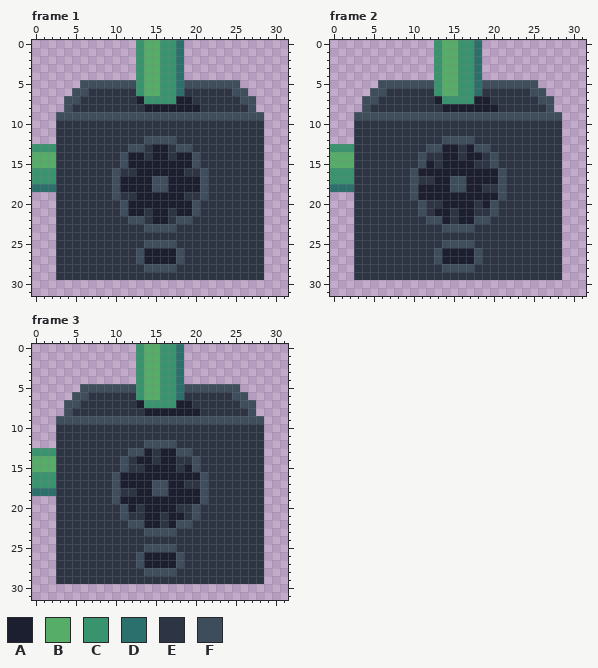
File history of a animated GIF sprite, src/assets/game/grate_machine_1_1_0_0.gif. Above: the version before the commit.
The file is 32x32 pixels, 3 frames. Shown: frame 1, frame 2, frame 3.
Palette (. is transparent): A #1c1f30  B #55ad68  C #37946e  D #2b706d  E #2d3545  F #3d4d5b
Pixels before, frame 1, first column x 0:
 0 .............CBBCCD..........
 1 .............CBBCCD..........
 2 .............CBBCCD..........
 3 .............CBBCCD..........
 4 .............CBBCCD..........
 5 ......FFFFFFFCBBCCDFFFFFFF...
 6 .....FFEEEEEECBBCCDEEEEEEFF..
 7 ....FFEEEEEEEACCCCAAEEEEEEFF.
 8 ....FEEEEEEEEEAAAAAAAEEEEEEF.
 9 ...FFFFFFFFFFFFFFFFFFFFFFFFFF
10 ...EEEEEEEEEEEEEEEEEEEEEEEEEE
11 ...EEEEEEEEEEEEEEEEEEEEEEEEEE
12 ...EEEEEEEEEEEFFFFEEEEEEEEEEE
13 CCCEEEEEEEEEFFEAAEFFEEEEEEEEE
14 BBBEEEEEEEEFAAEAAEAAFEEEEEEEE
15 BBBEEEEEEEEFAAAAAAAAFEEEEEEEE
16 CCCEEEEEEEFEEAAAAAAEEFEEEEEEE
17 CCCEEEEEEEFAAAAFFAAAAFEEEEEEE
18 DDDEEEEEEEFAAAAFFAAAAFEEEEEEE
19 ...EEEEEEEFEEAAAAAAEEFEEEEEEE
20 ...EEEEEEEEFAAAAAAAAFEEEEEEEE
21 ...EEEEEEEEFAAEAAEAAFEEEEEEEE
22 ...EEEEEEEEEFFEAAEFFEEEEEEEEE
23 ...EEEEEEEEEEEFFFFEEEEEEEEEEE
24 ...EEEEEEEEEEEEEEEEEEEEEEEEEE
25 ...EEEEEEEEEEEFFFFEEEEEEEEEEE
26 ...EEEEEEEEEEFAAAAFEEEEEEEEEE
27 ...EEEEEEEEEEFAAAAFEEEEEEEEEE
28 ...EEEEEEEEEEEFFFFEEEEEEEEEEE
29 ...EEEEEEEEEEEEEEEEEEEEEEEEEE
Pixels before, frame 2, first column x 0:
 0 .............CBBCCD..........
 1 .............CBBCCD..........
 2 .............CBBCCD..........
 3 .............CBBCCD..........
 4 .............CBBCCD..........
 5 ......FFFFFFFCBBCCDFFFFFFF...
 6 .....FFEEEEEECBBCCDEEEEEEFF..
 7 ....FFEEEEEEEACCCCAAEEEEEEFF.
 8 ....FEEEEEEEEEAAAAAAAEEEEEEF.
 9 ...FFFFFFFFFFFFFFFFFFFFFFFFFF
10 ...EEEEEEEEEEEEEEEEEEEEEEEEEE
11 ...EEEEEEEEEEEEEEEEEEEEEEEEEE
12 ...EEEEEEEEEEEFFFFEEEEEEEEEEE
13 CCCEEEEEEEEEFFAAEAFFEEEEEEEEE
14 BBBEEEEEEEEFEEAAEAAEFEEEEEEEE
15 BBBEEEEEEEEFAEAAAAEEFEEEEEEEE
16 CCCEEEEEEEFAAAAAAAAAAFEEEEEEE
17 CCCEEEEEEEFEEAAFFAAAAFEEEEEEE
18 DDDEEEEEEEFAAAAFFAAEEFEEEEEEE
19 ...EEEEEEEFAAAAAAAAAAFEEEEEEE
20 ...EEEEEEEEFEEAAAAEAFEEEEEEEE
21 ...EEEEEEEEFEAAEAAEEFEEEEEEEE
22 ...EEEEEEEEEFFAEAAFFEEEEEEEEE
23 ...EEEEEEEEEEEFFFFEEEEEEEEEEE
24 ...EEEEEEEEEEEEEEEEEEEEEEEEEE
25 ...EEEEEEEEEEEFFFFEEEEEEEEEEE
26 ...EEEEEEEEEEFAAAAFEEEEEEEEEE
27 ...EEEEEEEEEEFAAAAFEEEEEEEEEE
28 ...EEEEEEEEEEEFFFFEEEEEEEEEEE
29 ...EEEEEEEEEEEEEEEEEEEEEEEEEE
Pixels before, frame 3, first column x 0:
 0 .............CBBCCD..........
 1 .............CBBCCD..........
 2 .............CBBCCD..........
 3 .............CBBCCD..........
 4 .............CBBCCD..........
 5 ......FFFFFFFCBBCCDFFFFFFF...
 6 .....FFEEEEEECBBCCDEEEEEEFF..
 7 ....FFEEEEEEEACCCCAAEEEEEEFF.
 8 ....FEEEEEEEEEAAAAAAAEEEEEEF.
 9 ...FFFFFFFFFFFFFFFFFFFFFFFFFF
10 ...EEEEEEEEEEEEEEEEEEEEEEEEEE
11 ...EEEEEEEEEEEEEEEEEEEEEEEEEE
12 ...EEEEEEEEEEEFFFFEEEEEEEEEEE
13 CCCEEEEEEEEEFFAEAAFFEEEEEEEEE
14 BBBEEEEEEEEFEAAEAAEEFEEEEEEEE
15 BBBEEEEEEEEFEEAAAAEAFEEEEEEEE
16 CCCEEEEEEEFAAAAAAAAAAFEEEEEEE
17 CCCEEEEEEEFAAAAFFAAEEFEEEEEEE
18 DDDEEEEEEEFEEAAFFAAAAFEEEEEEE
19 ...EEEEEEEFAAAAAAAAAAFEEEEEEE
20 ...EEEEEEEEFAEAAAAEEFEEEEEEEE
21 ...EEEEEEEEFEEAAEAAEFEEEEEEEE
22 ...EEEEEEEEEFFAAEAFFEEEEEEEEE
23 ...EEEEEEEEEEEFFFFEEEEEEEEEEE
24 ...EEEEEEEEEEEEEEEEEEEEEEEEEE
25 ...EEEEEEEEEEEFFFFEEEEEEEEEEE
26 ...EEEEEEEEEEFAAAAFEEEEEEEEEE
27 ...EEEEEEEEEEFAAAAFEEEEEEEEEE
28 ...EEEEEEEEEEEFFFFEEEEEEEEEEE
29 ...EEEEEEEEEEEEEEEEEEEEEEEEEE
After the commit:
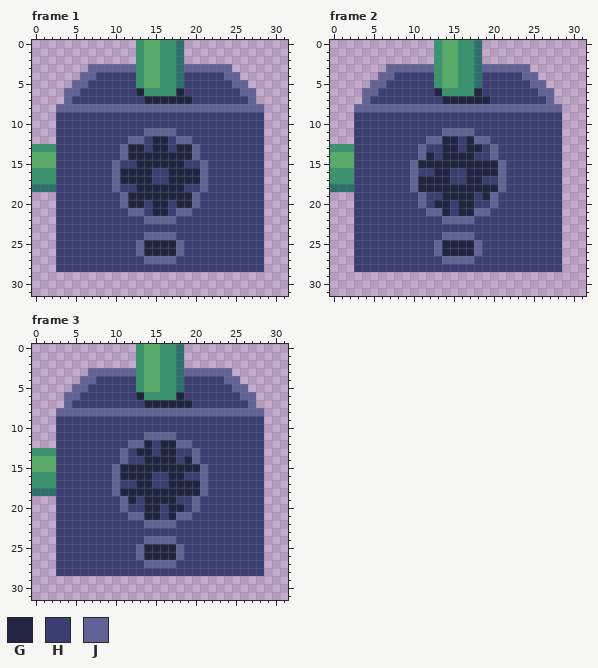
Colours new in this view: G #222541  H #3a3e70  J #616394
Edits made:
Changed rows in their new state; - is an unchanged pixel.
Frame 1:
first column x 3:
 3 ----JJJJJJ------JJJJJJ----
 4 ---JJHHHHH------HHHHHJJ---
 5 --JJHHHHHH------HHHHHHJJ--
 6 -JJHHHHHHHGCC--GHHHHHHHJJ-
 7 -JHHHHHHHHHGGGGGGHHHHHHHJ-
 8 JJJJJJJJJJJJJJJJJJJJJJJJJJ
 9 HHHHHHHHHHHHHHHHHHHHHHHHHH
10 HHHHHHHHHHHHHHHHHHHHHHHHHH
11 HHHHHHHHHHHJJJJHHHHHHHHHHH
12 HHHHHHHHHJJHGGHJJHHHHHHHHH
13 HHHHHHHHJGGHGGHGGJHHHHHHHH
14 HHHHHHHHJGGGGGGGGJHHHHHHHH
15 HHHHHHHJHHGGGGGGHHJHHHHHHH
16 HHHHHHHJGGGGHHGGGGJHHHHHHH
17 HHHHHHHJGGGGHHGGGGJHHHHHHH
18 HHHHHHHJHHGGGGGGHHJHHHHHHH
19 HHHHHHHHJGGGGGGGGJHHHHHHHH
20 HHHHHHHHJGGHGGHGGJHHHHHHHH
21 HHHHHHHHHJJHGGHJJHHHHHHHHH
22 HHHHHHHHHHHJJJJHHHHHHHHHHH
23 HHHHHHHHHHHHHHHHHHHHHHHHHH
24 HHHHHHHHHHHJJJJHHHHHHHHHHH
25 HHHHHHHHHHJGGGGJHHHHHHHHHH
26 HHHHHHHHHHJGGGGJHHHHHHHHHH
27 HHHHHHHHHHHJJJJHHHHHHHHHHH
28 HHHHHHHHHHHHHHHHHHHHHHHHHH
29 ..........................
Frame 2:
first column x 3:
 3 ----JJJJJJ------JJJJJJ----
 4 ---JJHHHHH------HHHHHJJ---
 5 --JJHHHHHH------HHHHHHJJ--
 6 -JJHHHHHHHGCC--GHHHHHHHJJ-
 7 -JHHHHHHHHHGGGGGGHHHHHHHJ-
 8 JJJJJJJJJJJJJJJJJJJJJJJJJJ
 9 HHHHHHHHHHHHHHHHHHHHHHHHHH
10 HHHHHHHHHHHHHHHHHHHHHHHHHH
11 HHHHHHHHHHHJJJJHHHHHHHHHHH
12 HHHHHHHHHJJGGHGJJHHHHHHHHH
13 HHHHHHHHJHHGGHGGHJHHHHHHHH
14 HHHHHHHHJGHGGGGHHJHHHHHHHH
15 HHHHHHHJGGGGGGGGGGJHHHHHHH
16 HHHHHHHJHHGGHHGGGGJHHHHHHH
17 HHHHHHHJGGGGHHGGHHJHHHHHHH
18 HHHHHHHJGGGGGGGGGGJHHHHHHH
19 HHHHHHHHJHHGGGGHGJHHHHHHHH
20 HHHHHHHHJHGGHGGHHJHHHHHHHH
21 HHHHHHHHHJJGHGGJJHHHHHHHHH
22 HHHHHHHHHHHJJJJHHHHHHHHHHH
23 HHHHHHHHHHHHHHHHHHHHHHHHHH
24 HHHHHHHHHHHJJJJHHHHHHHHHHH
25 HHHHHHHHHHJGGGGJHHHHHHHHHH
26 HHHHHHHHHHJGGGGJHHHHHHHHHH
27 HHHHHHHHHHHJJJJHHHHHHHHHHH
28 HHHHHHHHHHHHHHHHHHHHHHHHHH
29 ..........................
Frame 3:
first column x 3:
 3 ----JJJJJJ------JJJJJJ----
 4 ---JJHHHHH------HHHHHJJ---
 5 --JJHHHHHH------HHHHHHJJ--
 6 -JJHHHHHHHGCC--GHHHHHHHJJ-
 7 -JHHHHHHHHHGGGGGGHHHHHHHJ-
 8 JJJJJJJJJJJJJJJJJJJJJJJJJJ
 9 HHHHHHHHHHHHHHHHHHHHHHHHHH
10 HHHHHHHHHHHHHHHHHHHHHHHHHH
11 HHHHHHHHHHHJJJJHHHHHHHHHHH
12 HHHHHHHHHJJGHGGJJHHHHHHHHH
13 HHHHHHHHJHGGHGGHHJHHHHHHHH
14 HHHHHHHHJHHGGGGHGJHHHHHHHH
15 HHHHHHHJGGGGGGGGGGJHHHHHHH
16 HHHHHHHJGGGGHHGGHHJHHHHHHH
17 HHHHHHHJHHGGHHGGGGJHHHHHHH
18 HHHHHHHJGGGGGGGGGGJHHHHHHH
19 HHHHHHHHJGHGGGGHHJHHHHHHHH
20 HHHHHHHHJHHGGHGGHJHHHHHHHH
21 HHHHHHHHHJJGGHGJJHHHHHHHHH
22 HHHHHHHHHHHJJJJHHHHHHHHHHH
23 HHHHHHHHHHHHHHHHHHHHHHHHHH
24 HHHHHHHHHHHJJJJHHHHHHHHHHH
25 HHHHHHHHHHJGGGGJHHHHHHHHHH
26 HHHHHHHHHHJGGGGJHHHHHHHHHH
27 HHHHHHHHHHHJJJJHHHHHHHHHHH
28 HHHHHHHHHHHHHHHHHHHHHHHHHH
29 ..........................
Where, in picture pixels (left, top, right, bottom), the same in both pictures:
changed: (56, 64, 264, 280)
changed: (354, 64, 562, 280)
changed: (56, 368, 264, 584)
